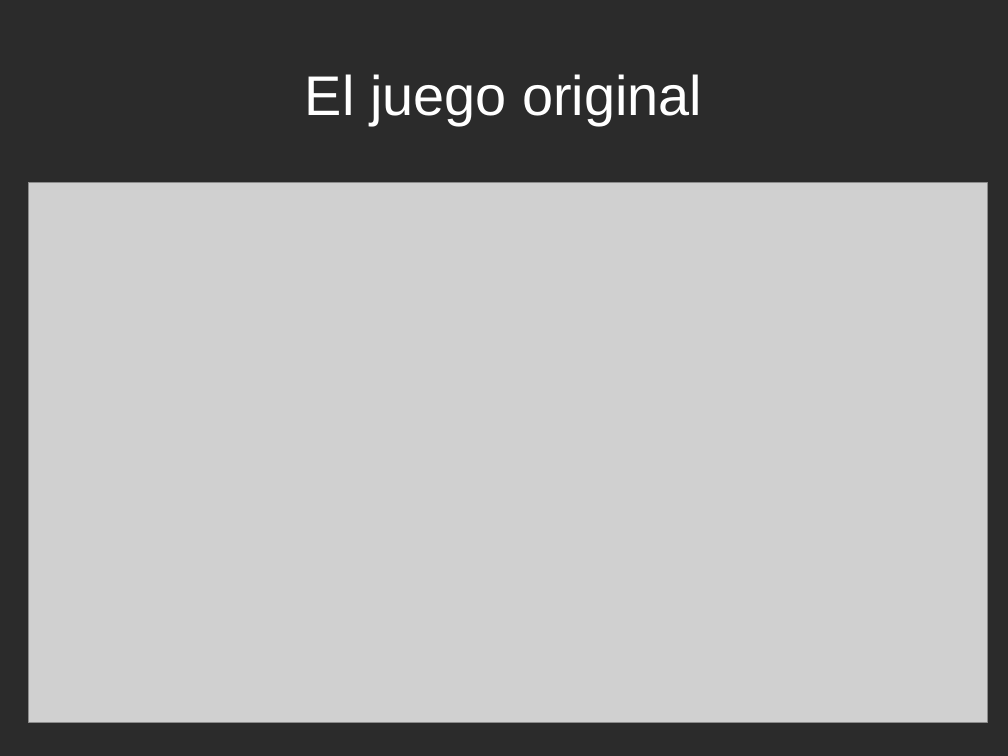
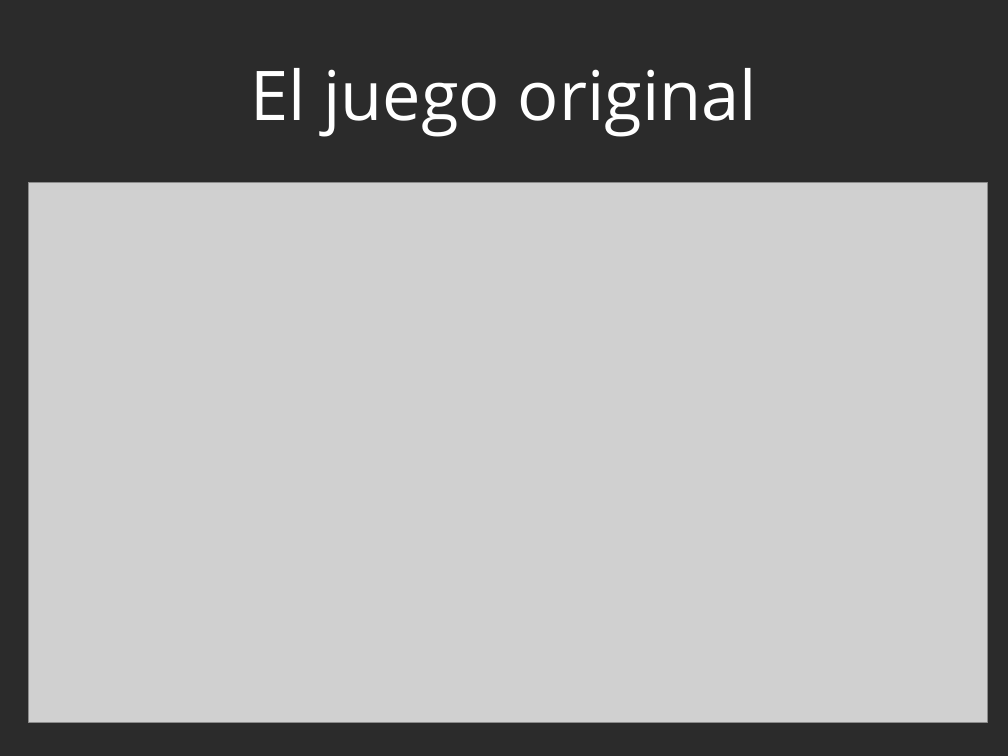
Before and after one commit to Javi96/PAD, a slide deck: slide 3 of presentacion PAD.odp. Drawn at 1008x756 pixels with LibreOffice and Linux fonts; fonts in the diff are those of the drawing; grey boxes stand for pictures; background and template pictures are left out; a plain dark background stands for a picture behind light text. Boxes give left, top, right and bottom in pixels: in the first picture for what was removed or moved away, otherwise in the second. Text is boxed around its words. In the diff, an @@ line names an element or a change of style, - is before the commit and + after.

```diff
--- a/presentacion PAD.odp
+++ b/presentacion PAD.odp
@@ title "El juego original" at <box>250,68,757,137</box>: size 44 to 54 pt, font Arial to Open Sans @@
```
Also in this commit, not shown: 2 other slides changed, 3 slides added, 5 slides removed.
